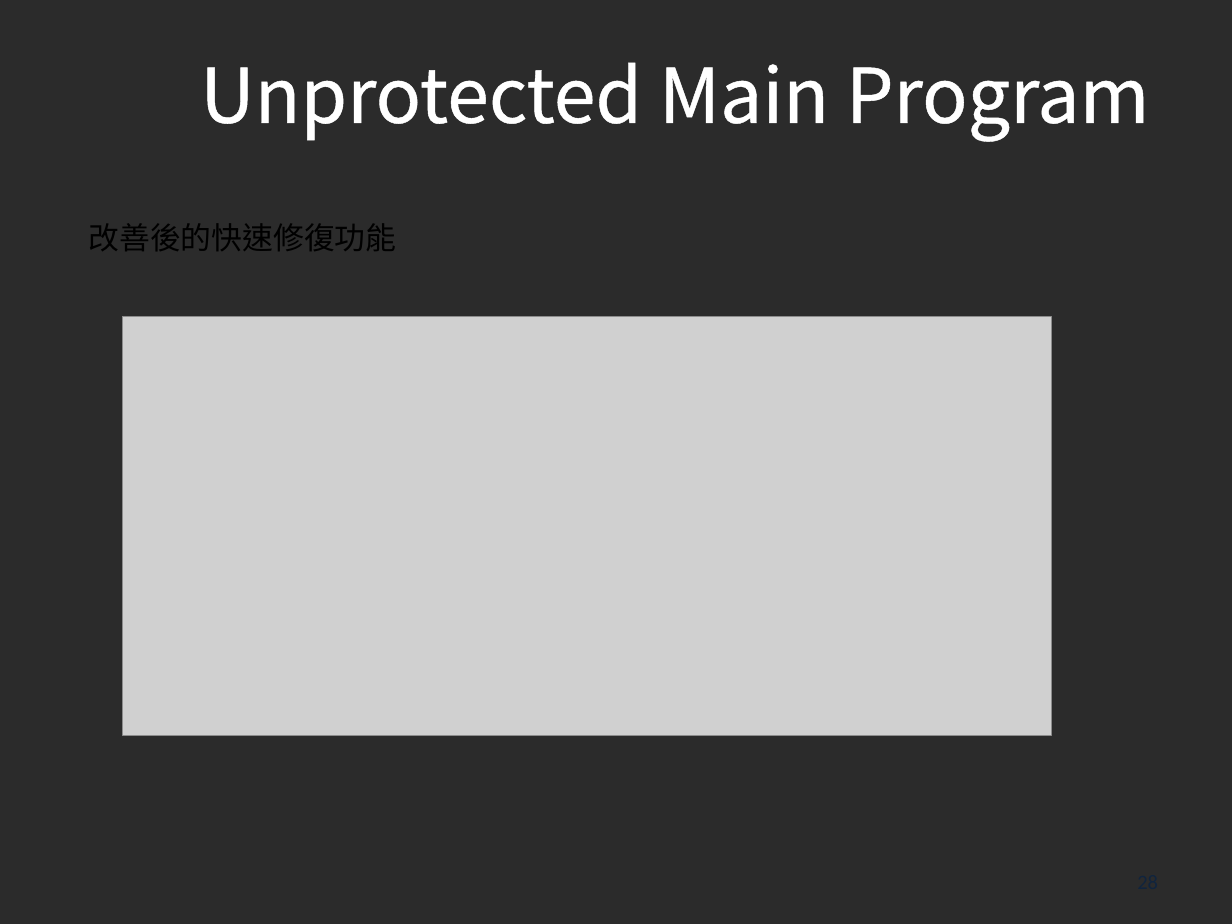
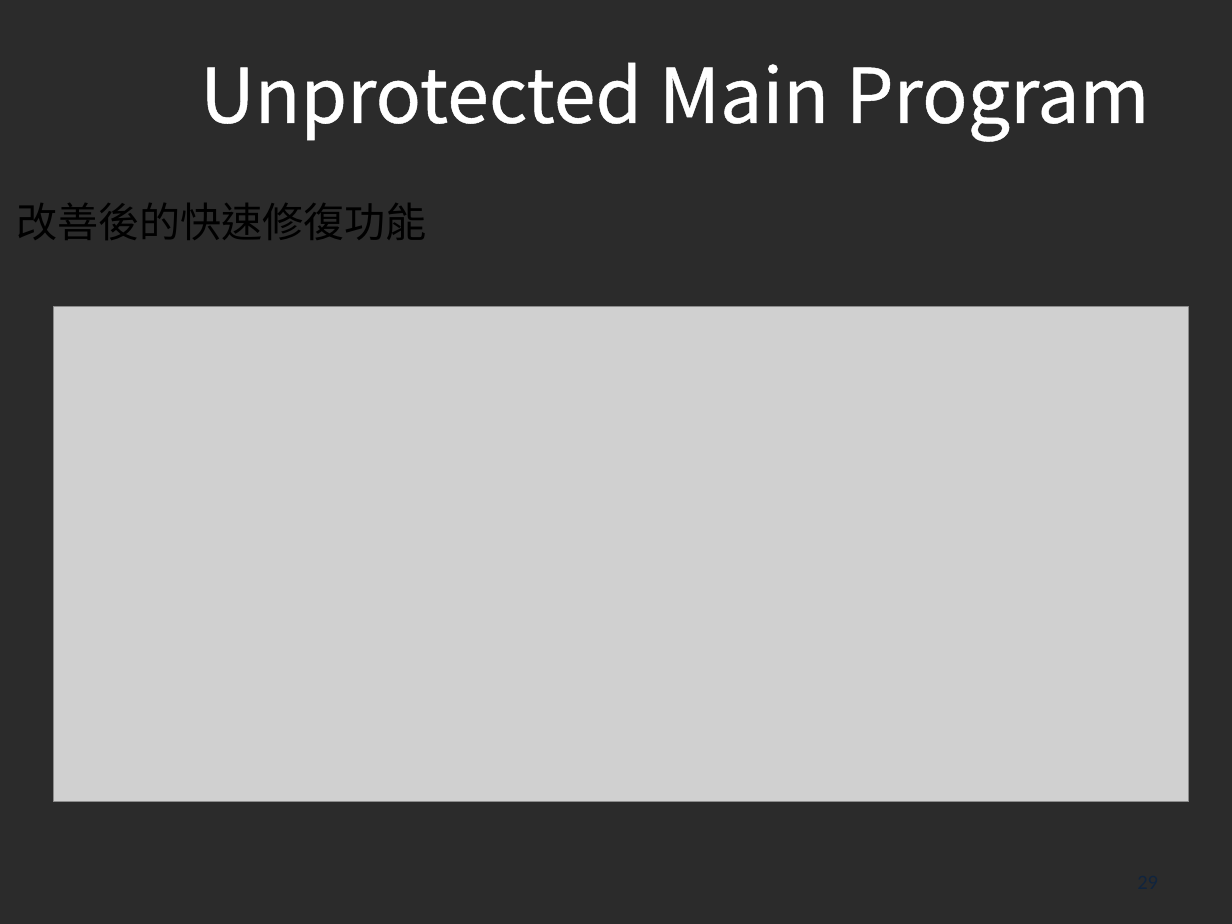
Before and after one commit to s7130457/thesis, a slide deck: slide 29 of 楊雅雯-口試投影片.pptx (slide 28 before the commit). Drawn at 1232x924 pixels with LibreOffice and Linux fonts; fonts in the diff are those of the drawing; grey boxes stand for pictures; background and template pictures are left out; a plain dark background stands for a picture behind light text. Boxes give left, top, right and bottom in pixels: in the first picture for what was removed or moved away, otherwise in the second. Text is boxed around its words. In the diff, an @@ line names an element or a change of style, - is before the commit and + after.

```diff
--- a/楊雅雯-口試投影片.pptx
+++ b/楊雅雯-口試投影片.pptx
@@ text "改善後的快速修復功能": place and size @@
-text "改善後的快速修復功能" at <box>89,224,397,251</box>
+text "改善後的快速修復功能" at <box>16,203,427,240</box>
@@ text "改善後的快速修復功能" at <box>16,203,427,240</box>: size 18 to 24 pt @@
@@ picture: place and size @@
-picture at <box>123,317,1052,736</box>
+picture at <box>53,307,1189,802</box>
@@ page number at <box>883,856,1170,906</box>: text changed @@
-28
+29
```
Also in this commit, not shown: 25 other slides changed, 1 slide added, 2 other files.
